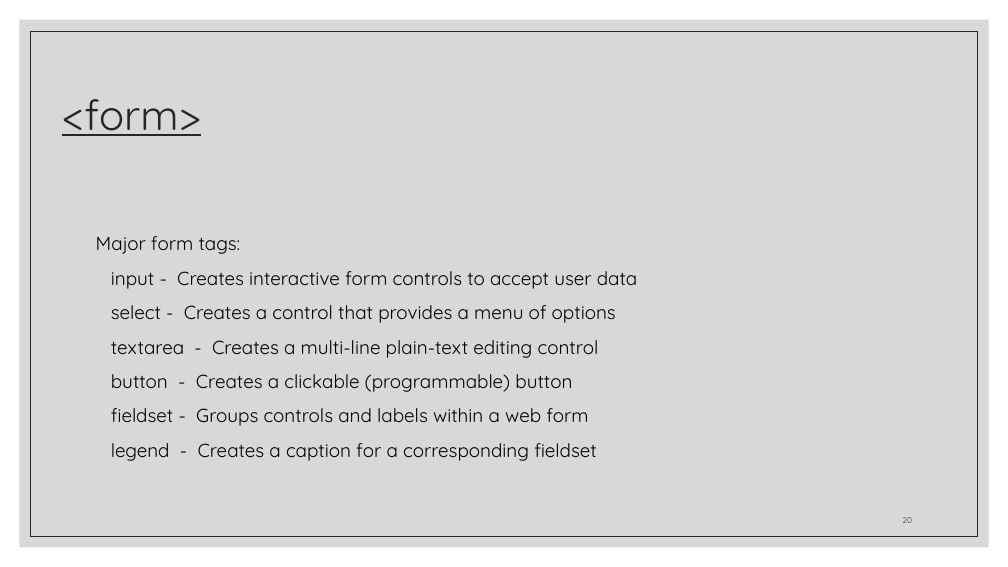
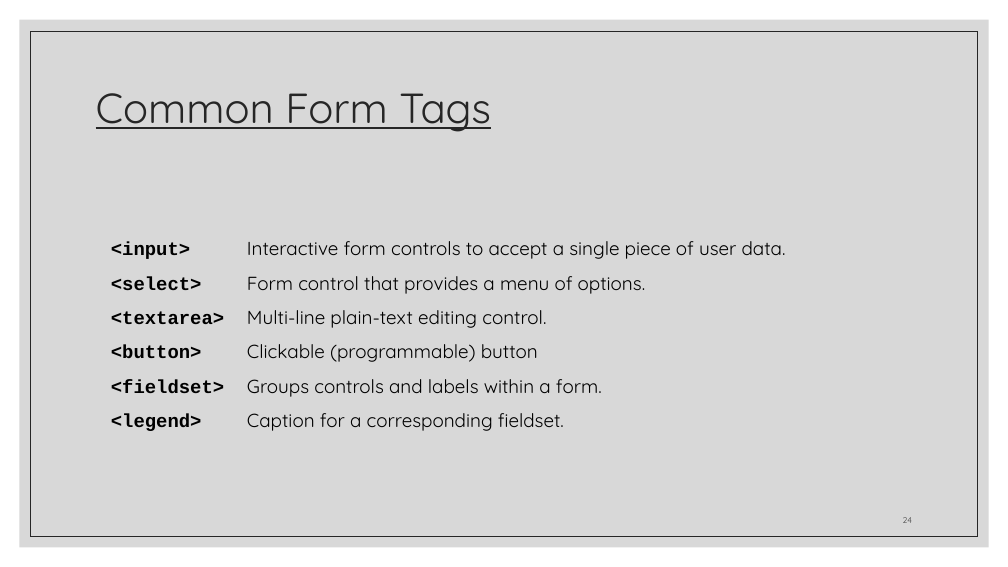
Before and after one commit to zackstotts/base-node-curriculum, a slide deck: slide 24 of unit_00/html_review/Review I - HTML.pptx (slide 20 before the commit). Drawn at 1008x567 pixels with LibreOffice and Linux fonts; fonts in the diff are those of the drawing. Boxes give left, top, right and bottom in pixels: in the first picture for what was removed or moved away, otherwise in the second. Text is boxed around its words. In the diff, an @@ line names an element or a change of style, - is before the commit and + after.

```diff
--- a/unit_00/html_review/Review I - HTML.pptx
+++ b/unit_00/html_review/Review I - HTML.pptx
@@ title at (96, 93, 491, 132): text changed @@
-<form>
+Common Form Tags
@@ text "<input> Interactive form controls to ..." at (111, 241, 786, 431): vertical alignment top to middle @@
@@ text at (111, 241, 786, 431): text changed @@
-Major form tags:
-input - Creates interactive form controls to accept user data
-select - Creates a control that provides a menu of options
-textarea - Creates a multi-line plain-text editing control
-button - Creates a clickable (programmable) button
-fieldset - Groups controls and labels within a web form
-legend - Creates a caption for a corresponding fieldset
+<input> Interactive form controls to accept a single piece of user data.
+<select> Form control that provides a menu of options.
+<textarea> Multi-line plain-text editing control.
+<button> Clickable (programmable) button
+<fieldset> Groups controls and labels within a form.
+<legend> Caption for a corresponding fieldset.
@@ page number at (903, 517, 912, 523): text changed @@
-20
+24
```
Also in this commit, not shown: 19 other slides changed, 7 slides added, 3 slides removed.
